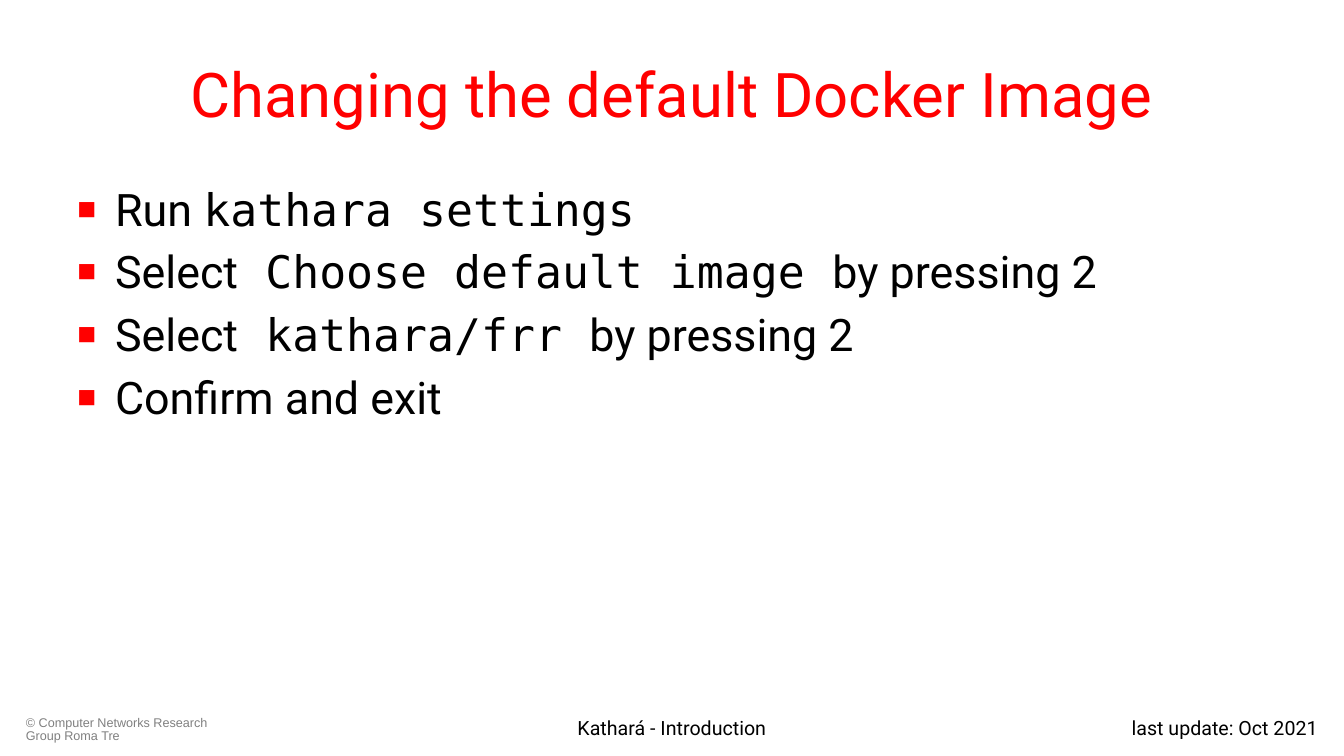
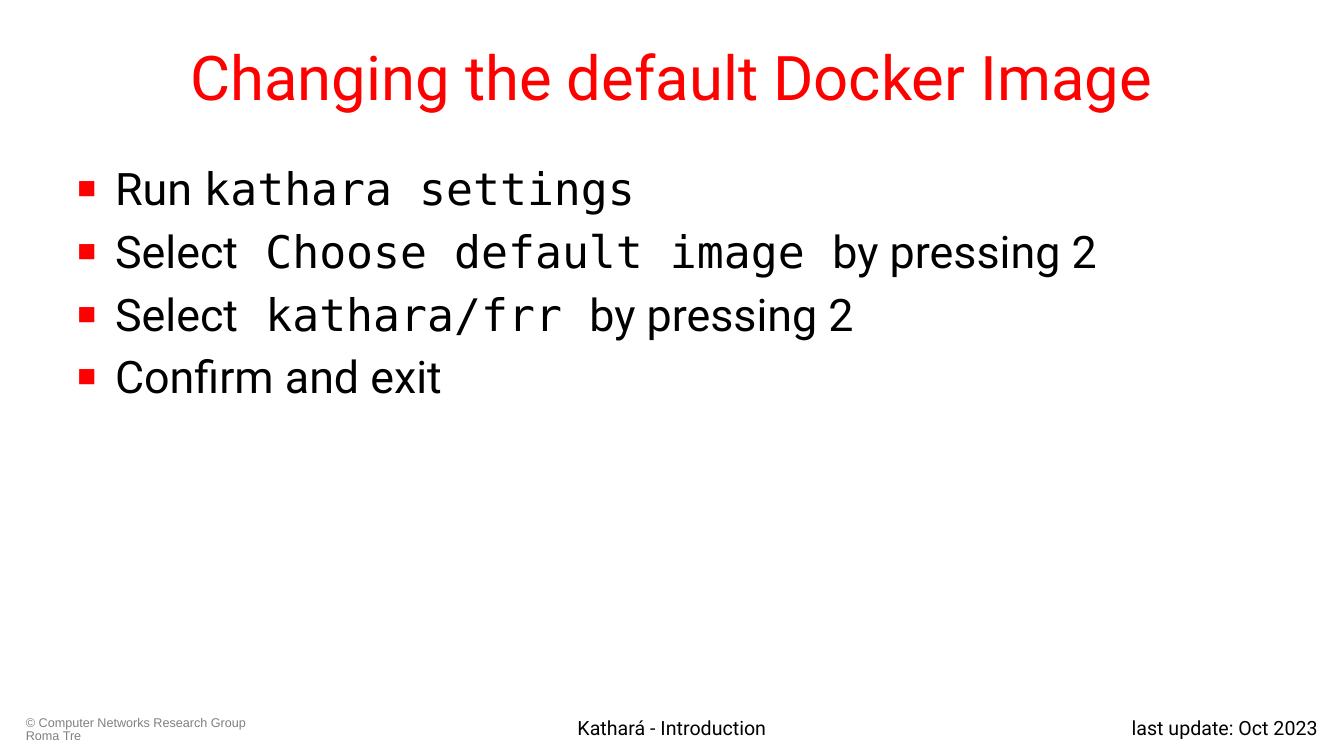
Before and after one commit to KatharaFramework/Kathara-Labs, a slide deck: slide 15 of tutorials/introduction/001-kathara-introduction.pptx. Drawn at 1344x756 pixels with LibreOffice and Linux fonts; fonts in the diff are those of the drawing; background and template pictures are left out. Boxes give left, top, right and bottom in pixels: in the first picture for what was removed or moved away, otherwise in the second. Text is boxed around its words. In the diff, an @@ line names an element or a change of style, - is before the commit and + after.

```diff
--- a/tutorials/introduction/001-kathara-introduction.pptx
+++ b/tutorials/introduction/001-kathara-introduction.pptx
@@ title "Changing the default Docker Image": place and size @@
-title "Changing the default Docker Image" at box(190, 70, 1151, 130)
+title "Changing the default Docker Image" at box(190, 53, 1151, 113)
@@ text "Run kathara settings": place and size @@
-text "Run kathara settings" at box(115, 192, 1097, 415)
+text "Run kathara settings" at box(115, 171, 1097, 394)
@@ text "© Computer Networks Research Group ..." rewrapped from box(26, 718, 207, 743) to box(26, 718, 246, 740) @@
@@ text at box(1132, 720, 1317, 739): text changed @@
-last update: Oct 2021
+last update: Oct 2023
```
Also in this commit, not shown: 31 other slides changed, 3 other files.
